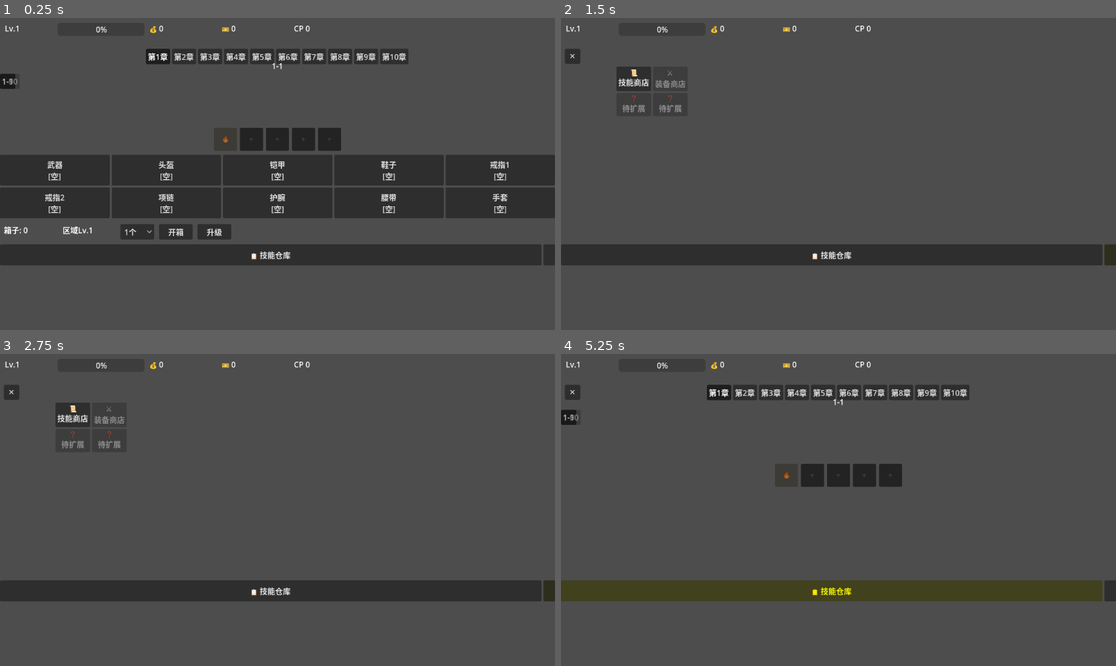
Above: before the commit, frames 1-4 (two rows, left to right).
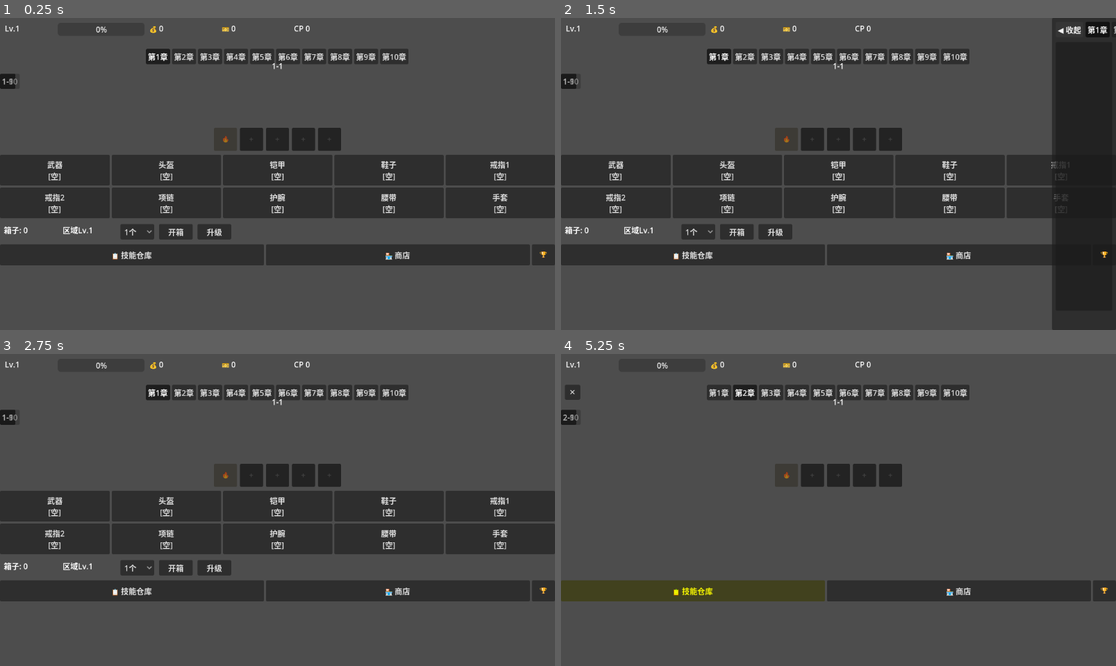
Above: after the commit, the same moments.

Repository: intyouss/adventure-game
Game: Godot game, scene res://scenes/main/main_scene.tscn
Same seed, same stepped clock (60 frames per second), same inputs: the game is played once before the commit and once after it. This scene is started directly instead of the project's main scene.
Inputs (mouse positions are in pixels of both pictures, inside the frame that each line leads up to):
- Up to frame 1 (0.25 s): no input
- Up to frame 2 (1.5 s): click (1104, 255) at 0.5 s, where only the run after the commit has a clickable "🏆"; click (988, 30) at 1.25 s, where only the run after the commit has a clickable "◀ 收起"
- Up to frame 3 (2.75 s): click (72, 416) at 2 s, where only the run before the commit has a clickable "📜 技能商店"
- Up to frame 4 (5.25 s): click (716, 391) at 2.75 s, where only the run after the commit has a clickable "第1章"; click (572, 391) at 3.5 s, where only the run before the commit has a clickable "✕"; click (744, 391) at 4.25 s, where only the run after the commit has a clickable "第2章"; click "📋 技能仓库" at 5 s

The runs differ from the first frame. In frame 1, 0.4% of the frame differs, in the area x 20-99%, y 72-80%; in frame 2, 33%, in the area x 0-100%, y 0-100%; in frame 3, 24%; in frame 4, 0.4%.

Commit message:
fix: button sizing, remove double-width, hide leaderboard initially

Diff:
--- a/client/scenes/main/leaderboard_panel.gd
+++ b/client/scenes/main/leaderboard_panel.gd
@@ -20,12 +20,15 @@
 	_refresh()
 
 func open_panel():
+	visible = true
 	_is_open = true
 	anim_player.play("slide_in")
 
 func _collapse():
 	_is_open = false
 	anim_player.play("slide_out")
+	await anim_player.animation_finished
+	visible = false
 
 func _setup_chapter_tabs():
 	for ch in range(1, 11):
--- a/client/scenes/main/main_scene.tscn
+++ b/client/scenes/main/main_scene.tscn
@@ -404,6 +404,7 @@
 text = "✕"
 
 [node name="LeaderboardPanel" type="Control" parent="."]
+visible = false
 layout_mode = 1
 anchors_preset = 15
 anchor_right = 1.0
@@ -469,24 +470,25 @@
 anchor_right = 1.0
 offset_top = 470.0
 offset_bottom = 514.0
-offset_right = 1152.0
 script = ExtResource("2_bottom_button_row")
 
 [node name="SkillBtn" type="Button" parent="BottomButtonRow"]
 layout_mode = 2
 size_flags_horizontal = 3
 size_flags_vertical = 3
+custom_minimum_size = Vector2(0, 44)
 text = "📋 技能仓库"
 
 [node name="ShopBtn" type="Button" parent="BottomButtonRow"]
 layout_mode = 2
 size_flags_horizontal = 3
 size_flags_vertical = 3
+custom_minimum_size = Vector2(0, 44)
 text = "🏪 商店"
 
 [node name="LeaderboardBtn" type="Button" parent="BottomButtonRow"]
 layout_mode = 2
 size_flags_horizontal = 0
 size_flags_vertical = 3
-custom_minimum_size = Vector2(48, 0)
+custom_minimum_size = Vector2(48, 44)
 text = "🏆"
